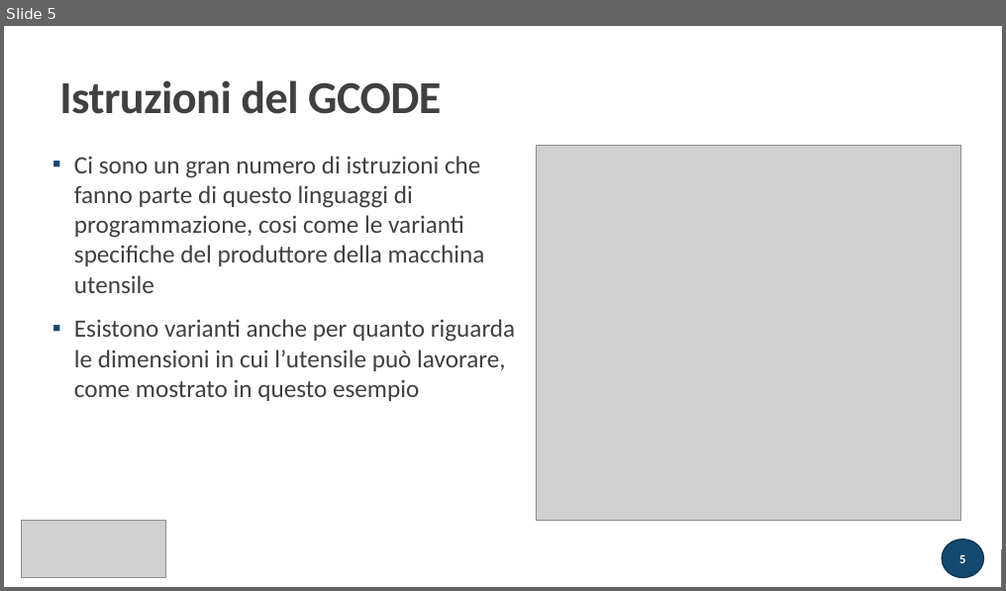
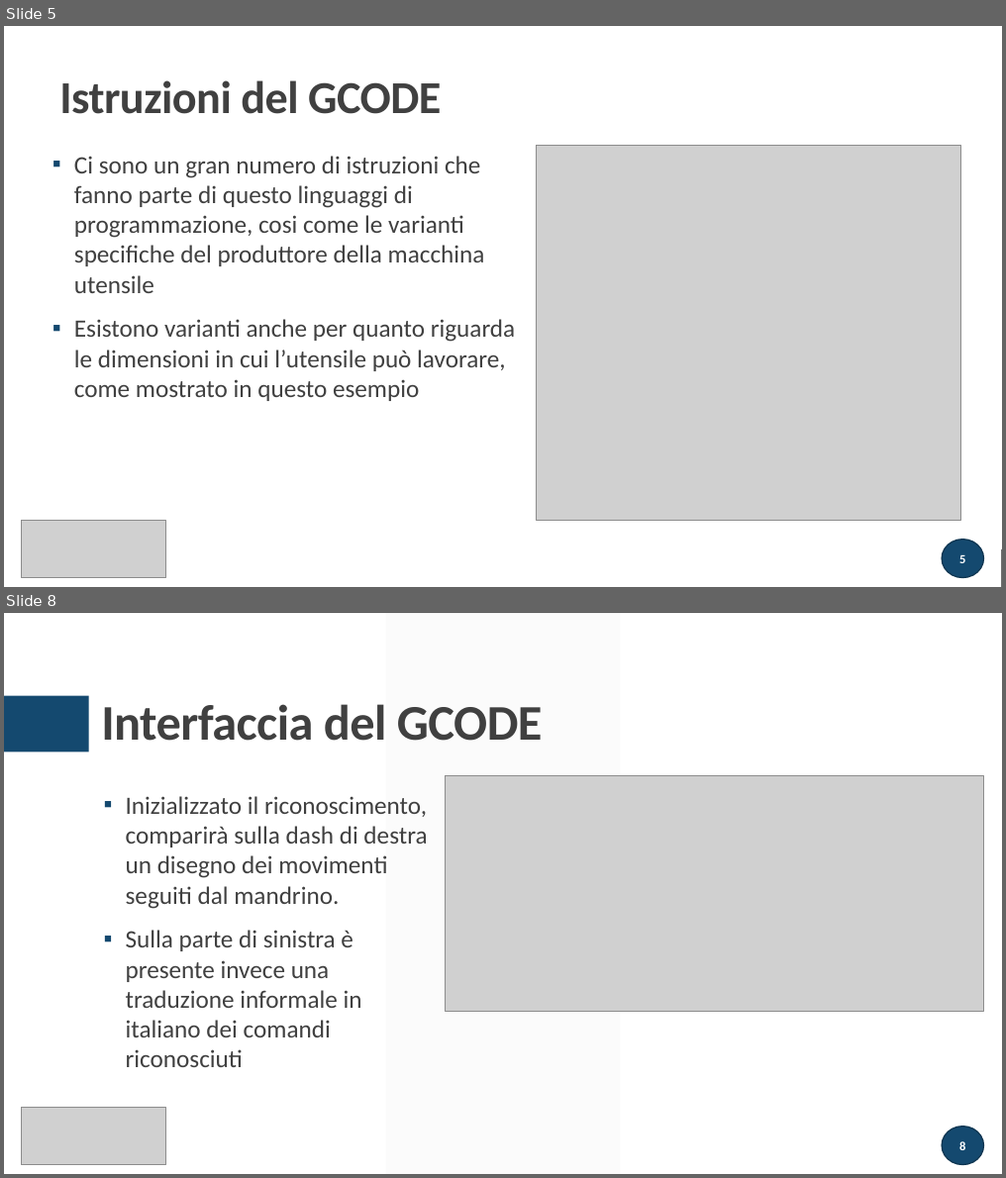
Before and after one commit to atusghen/GCODE, a slide deck: presentazione.pptx. Shown one above the other, each under a label of ours: slide 5 before the commit, slides 5 and 8 after it; the slides between them are not shown. The pictures are 1006x591 and 1006x1178 pixels, drawn with LibreOffice and Linux fonts; fonts in the diff are those of the drawing; grey boxes stand for pictures. Boxes give left, top, right and bottom in pixels: in the first picture for what was removed or moved away, otherwise in the second. Text is boxed around its words. In the diff, an @@ line names an element or a change of style, - is before the commit and + after.

```diff
--- a/presentazione.pptx
+++ b/presentazione.pptx
@@ slide 8 added at (x1=4, y1=613, x2=1002, y2=1174), background #FFFFFF @@
@@ parallelogram added at (x1=386, y1=613, x2=620, y2=1174), fill #F2F2F2 at 30% opacity @@
@@ rectangle added at (x1=4, y1=696, x2=88, y2=753), fill #14496F @@
@@ title added at (x1=101, y1=704, x2=543, y2=741), 48 pt, text #404040, bold @@
+Interfaccia del GCODE
@@ picture added at (x1=445, y1=776, x2=984, y2=1012) @@
@@ text added at (x1=126, y1=796, x2=427, y2=1067), 24 pt, text #404040 @@
+▪ Inizializzato il riconoscimento, comparirà sulla dash di destra un disegno dei movimenti seguiti dal mandrino.
+▪ Sulla parte di sinistra è presente invece una traduzione informale in italiano dei comandi riconosciuti
@@ picture added at (x1=21, y1=1108, x2=166, y2=1165) @@
@@ page number added at (x1=943, y1=1127, x2=984, y2=1164), fill #14496F, outline #0F3652 1.25 pt, 12 pt, text #FFFFFF, bold @@
+8
```
Also in this commit, not shown: 5 slides changed, 1 other slide added, 1 slide removed, 1 other file.
